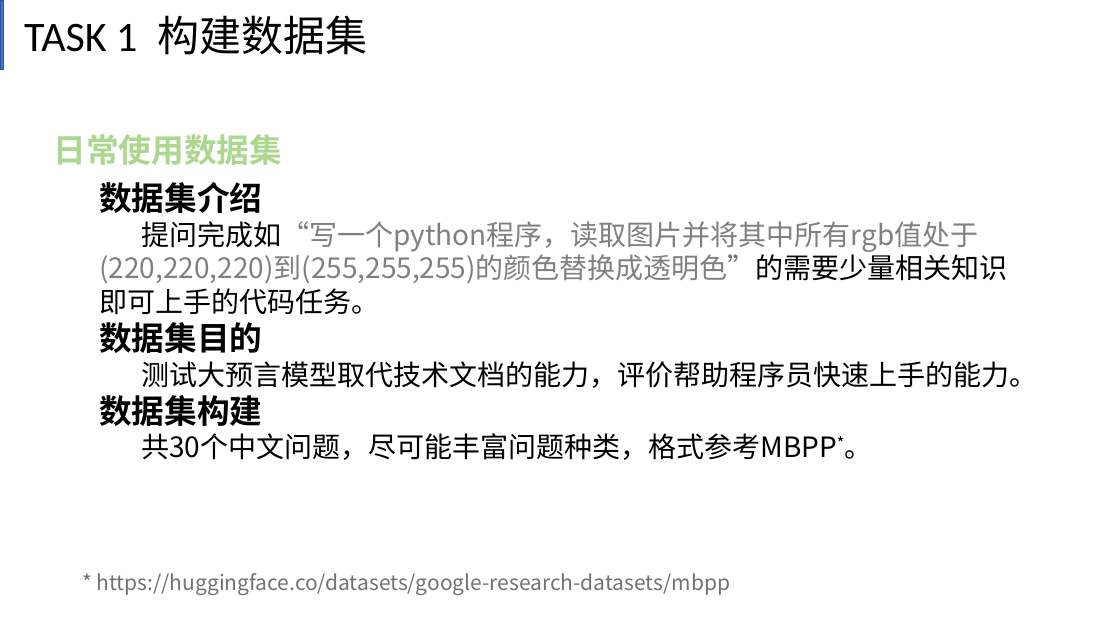
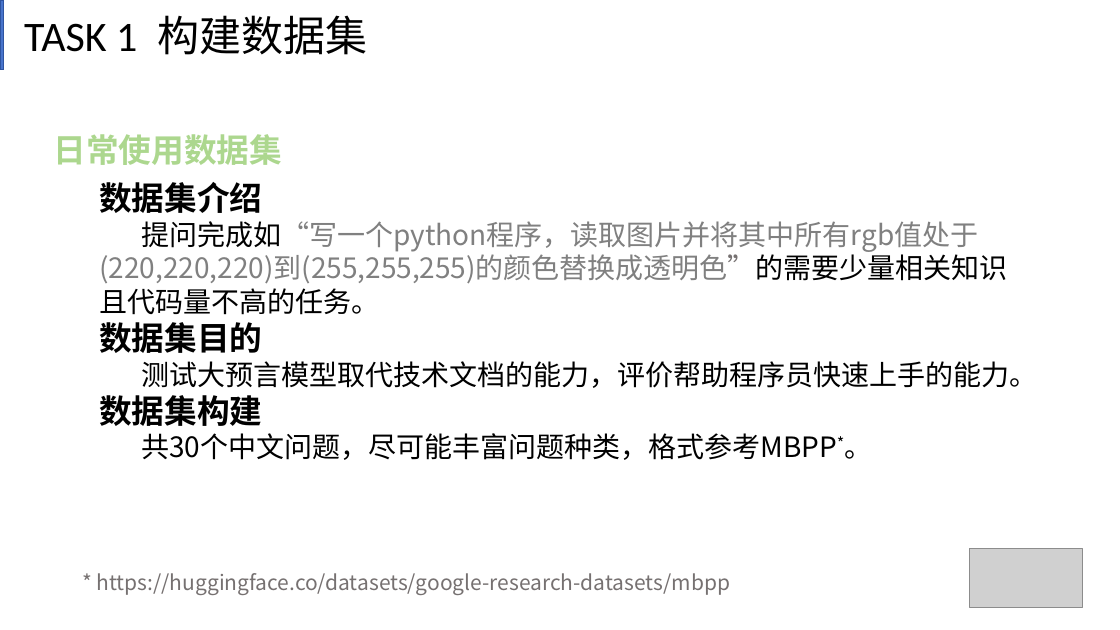
Before and after one commit to Count-group/project1, a slide deck: slide 5 of 计算机组成原理第一次创新作业.pptx. Drawn at 1120x630 pixels with LibreOffice and Linux fonts; fonts in the diff are those of the drawing; grey boxes stand for pictures. Boxes give left, top, right and bottom in pixels: in the first picture for what was removed or moved away, otherwise in the second. Text is boxed around its words. In the diff, an @@ line names an element or a change of style, - is before the commit and + after.

```diff
--- a/计算机组成原理第一次创新作业.pptx
+++ b/计算机组成原理第一次创新作业.pptx
@@ text at box(99, 221, 1008, 315): text changed @@
-提问完成如“写一个python程序，读取图片并将其中所有rgb值处于(220,220,220)到(255,255,255)的颜色替换成透明色”的需要少量相关知识即可上手的代码任务。
+提问完成如“写一个python程序，读取图片并将其中所有rgb值处于(220,220,220)到(255,255,255)的颜色替换成透明色”的需要少量相关知识且代码量不高的任务。
@@ picture added at box(970, 549, 1083, 607) @@
```
Also in this commit, not shown: 17 other slides changed.
